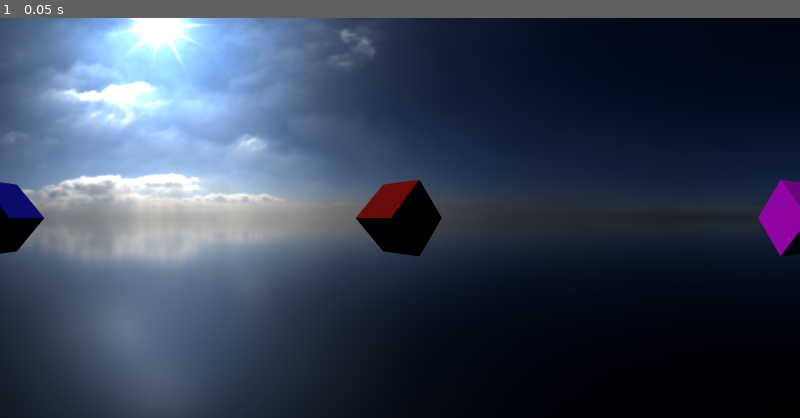
Above: before the commit, frame 1.
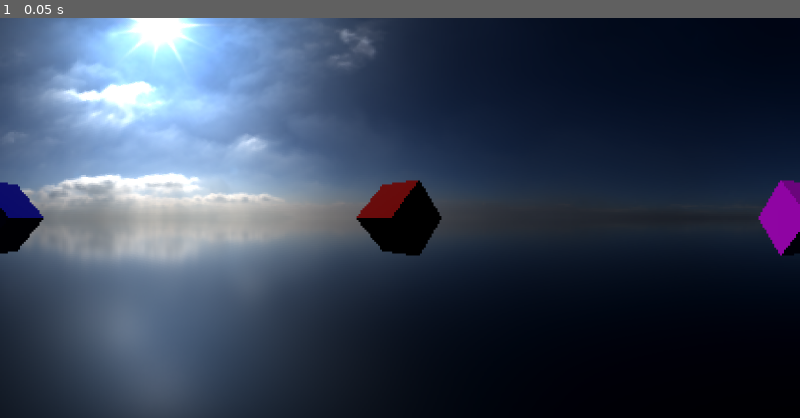
Above: after the commit, the same moment.

Repository: victorbstan/PanoramaMaker
Game: Godot game, scene res://panorama_maker.tscn
The game is run twice, just before and just after one commit, with the same random seed, the same clock (stepped at 60 frames per second) and the same inputs.
Inputs:
- Up to frame 1 (0.05 s): no input

The runs differ from the first frame. In frame 1, 0.1% of the frame differs, in the area x 0-100%, y 16-60%.

Commit message:
linear and nearest shaders, renaming of files for consistency

Diff:
--- a/camera360/CubeCam.gd
+++ /dev/null
@@ -1,98 +0,0 @@
-extends Node3D
-
-@export var cube_size:float = 512: set = set_cube_size, get = get_cube_size
-@export var shadow_atlast_size:float = 1024: set = set_shadow_atlas_size, get = get_shadow_atlas_size
-@export var near:float = 0.1: set = set_near, get = get_near
-@export var far:float = 300.0: set = set_far, get = get_far
-
-var is_ready = false
-
-func get_forward_texture():
-	return $ForwardViewport.get_texture()
-
-func get_left_texture():
-	return $LeftViewport.get_texture()
-
-func get_back_texture():
-	return $BackViewport.get_texture()
-
-func get_right_texture():
-	return $RightViewport.get_texture()
-
-func get_top_texture():
-	return $TopViewport.get_texture()
-
-func get_bottom_texture():
-	return $BottomViewport.get_texture()
-
-func set_cube_size(p_new_value):
-	cube_size = p_new_value
-	if is_ready:
-		$ForwardViewport.size = Vector2(cube_size, cube_size)
-		$LeftViewport.size = Vector2(cube_size, cube_size)
-		$BackViewport.size = Vector2(cube_size, cube_size)
-		$RightViewport.size = Vector2(cube_size, cube_size)
-		$TopViewport.size = Vector2(cube_size, cube_size)
-		$BottomViewport.size = Vector2(cube_size, cube_size)
-
-func get_cube_size():
-	return cube_size
-
-func set_shadow_atlas_size(p_new_value):
-	shadow_atlast_size = p_new_value
-	if is_ready:
-		$ForwardViewport.positional_shadow_atlas_size = shadow_atlast_size
-		$LeftViewport.positional_shadow_atlas_size = shadow_atlast_size
-		$BackViewport.positional_shadow_atlas_size = shadow_atlast_size
-		$RightViewport.positional_shadow_atlas_size = shadow_atlast_size
-		$TopViewport.positional_shadow_atlas_size = shadow_atlast_size
-		$BottomViewport.positional_shadow_atlas_size = shadow_atlast_size
-
-func get_shadow_atlas_size():
-	return shadow_atlast_size
-
-func set_near(p_new_value):
-	near = p_new_value
-	if is_ready:
-		$ForwardViewport/Position/Camera.near = near
-		$LeftViewport/Position/Camera.near = near
-		$BackViewport/Position/Camera.near = near
-		$RightViewport/Position/Camera.near = near
-		$TopViewport/Position/Camera.near = near
-		$BottomViewport/Position/Camera.near = near
-
-func get_near():
-	return near
-
-func set_far(p_new_value):
-	far = p_new_value
-	if is_ready:
-		$ForwardViewport/Position/Camera.far = far
-		$LeftViewport/Position/Camera.far = far
-		$BackViewport/Position/Camera.far = far
-		$RightViewport/Position/Camera.far = far
-		$TopViewport/Position/Camera.far = far
-		$BottomViewport/Position/Camera.far = far
-
-func get_far():
-	return far
-
-# Called when the node enters the scene tree for the first time.
-func _ready():
-	# now we're ready
-	is_ready = true
-
-	# and we can set our starting resolution
-	set_cube_size(cube_size)
-	set_shadow_atlas_size(shadow_atlast_size)
-	set_near(near)
-	set_far(far)
-
-func _process(delta):
-	var t = global_transform
-	$ForwardViewport/Position.global_transform = t
-	$LeftViewport/Position.global_transform = t
-	$BackViewport/Position.global_transform = t
-	$RightViewport/Position.global_transform = t
-	$TopViewport/Position.global_transform = t
-	$BottomViewport/Position.global_transform = t
--- a/camera360/PanoramaFromCubeMap.tscn
+++ /dev/null
@@ -1,16 +0,0 @@
-[gd_scene load_steps=4 format=3 uid="uid://pecop8i8wdiy"]
-
-[ext_resource type="Shader" path="res://camera360/PanoramaFromCubeMap.gdshader" id="1"]
-[ext_resource type="Script" path="res://camera360/PanoramaFromCubeMap.gd" id="2_smuh7"]
-
-[sub_resource type="ShaderMaterial" id="2"]
-shader = ExtResource("1")
-
-[node name="Panorama" type="ColorRect"]
-material = SubResource("2")
-anchors_preset = 15
-anchor_right = 1.0
-anchor_bottom = 1.0
-grow_horizontal = 2
-grow_vertical = 2
-script = ExtResource("2_smuh7")
--- /dev/null
+++ b/camera360/canvas_material_linear.tres
@@ -0,0 +1,6 @@
+[gd_resource type="ShaderMaterial" load_steps=2 format=3 uid="uid://csyjoi0jik2kg"]
+
+[ext_resource type="Shader" path="res://camera360/canvas_shader_linear.gdshader" id="1_tm7g1"]
+
+[resource]
+shader = ExtResource("1_tm7g1")
--- /dev/null
+++ b/camera360/canvas_material_nearest.tres
@@ -0,0 +1,6 @@
+[gd_resource type="ShaderMaterial" load_steps=2 format=3 uid="uid://bgpo2md2ho2yo"]
+
+[ext_resource type="Shader" path="res://camera360/canvas_shader_nearest.gdshader" id="1_x5ctv"]
+
+[resource]
+shader = ExtResource("1_x5ctv")
--- a/camera360/PanoramaFromCubeMap.gdshader
+++ b/camera360/canvas_shader_linear.gdshader
@@ -1,11 +1,12 @@
 shader_type canvas_item;
 
-uniform sampler2D ForwardTexture;
-uniform sampler2D LeftTexture;
-uniform sampler2D BackTexture;
-uniform sampler2D RightTexture;
-uniform sampler2D TopTexture;
-uniform sampler2D BottomTexture;
+// Linear filered
+uniform sampler2D ForwardTexture: filter_linear;
+uniform sampler2D LeftTexture: filter_linear;
+uniform sampler2D BackTexture: filter_linear;
+uniform sampler2D RightTexture: filter_linear;
+uniform sampler2D TopTexture: filter_linear;
+uniform sampler2D BottomTexture: filter_linear;
 
 void fragment() {
 	vec3 dir = vec3(0.0);
--- /dev/null
+++ b/camera360/canvas_shader_nearest.gdshader
@@ -0,0 +1,51 @@
+shader_type canvas_item;
+render_mode unshaded;
+
+// Nearest filtered
+uniform sampler2D ForwardTexture: filter_nearest;
+uniform sampler2D LeftTexture: filter_nearest;
+uniform sampler2D BackTexture: filter_nearest;
+uniform sampler2D RightTexture: filter_nearest;
+uniform sampler2D TopTexture: filter_nearest;
+uniform sampler2D BottomTexture: filter_nearest;
+
+void fragment() {
+	vec3 dir = vec3(0.0);
+	float rot_y = UV.x * PI * 2.0;
+	float rot_z = UV.y * PI;
+
+	dir.x = sin(rot_z) * sin(rot_y);
+	dir.y = cos(rot_z);
+	dir.z = sin(rot_z) * cos(rot_y);
+
+	vec3 abs_dir = abs(dir);
+	if ((abs_dir.x > abs_dir.y) && (abs_dir.x > abs_dir.z)) {
+		// X is biggest, use forward
+		float ma = 0.5 / abs_dir.x;
+		vec2 uv = -dir.zy * ma + 0.5;
+		if (dir.x >= 0.0) {
+			COLOR = texture(BackTexture, uv);
+		} else {
+			COLOR = texture(ForwardTexture, vec2(1.0 - uv.x, uv.y));
+		}
+	} else if (abs_dir.y > abs_dir.z) {
+		// Y is biggest
+		float ma = 0.5 / abs_dir.y * -1.0;
+		vec2 uv = dir.xz * ma + 0.5;
+		if (dir.y >= 0.0) {
+			COLOR = texture(TopTexture, uv);
+		} else {
+			COLOR = texture(BottomTexture, vec2(1.0 - uv.x, uv.y));
+		}
+	} else {
+		// Z is biggest
+		float ma = 0.5 / abs_dir.z * -1.0;
+		vec2 uv = dir.xy * ma + 0.5;
+		if (dir.z >= 0.0) {
+			COLOR = texture(RightTexture, vec2(1.0 - uv.x, uv.y));
+		} else {
+			COLOR = texture(LeftTexture, uv);
+		}
+	}
+	// COLOR = vec4(dir.x, dir.y, dir.z, 1.0);
+}
--- /dev/null
+++ b/camera360/cube_cam.gd
@@ -0,0 +1,73 @@
+extends Node3D
+
+@export_subgroup("Settings Viewport")
+@export var cube_size:float = 512
+@export var shadow_atlast_size:float = 1024
+@export_enum("linear", "nearest") var texture_filter:String = "nearest"
+
+@export_subgroup("Settings Camera")
+@export var near:float = 0.1
+@export var far:float = 300.0
+@export var antialias_msaa:bool = false
+
+var is_ready = false
+
+
+# Called when the node enters the scene tree for the first time.
+func _ready():
+	# now we're ready
+	setup()
+	is_ready = true
+
+
+func _process(delta):
+	# update viewports' global position
+	var t = global_transform
+	$ForwardViewport/Position.global_transform = t
+	$LeftViewport/Position.global_transform = t
+	$BackViewport/Position.global_transform = t
+	$RightViewport/Position.global_transform = t
+	$TopViewport/Position.global_transform = t
+	$BottomViewport/Position.global_transform = t
+
+
+func setup():
+	# camera settings
+	for camera:Camera3D in get_tree().get_nodes_in_group('camera'):
+		camera.far = far
+		camera.near = near
+	# viewport settings
+	for viewport:SubViewport in get_tree().get_nodes_in_group('viewport'):
+		viewport.size = Vector2(cube_size, cube_size)
+		viewport.positional_shadow_atlas_size = shadow_atlast_size
+		# msaa
+		if antialias_msaa: viewport.msaa_3d = 3
+		else: viewport.msaa_3d = 0
+		# texture filter
+		match texture_filter:
+			"linear":
+				viewport.canvas_item_default_texture_filter = Viewport.DEFAULT_CANVAS_ITEM_TEXTURE_FILTER_LINEAR
+			"nearest":
+				viewport.canvas_item_default_texture_filter = Viewport.DEFAULT_CANVAS_ITEM_TEXTURE_FILTER_NEAREST
+
+		print('CC: ', viewport.canvas_item_default_texture_filter)
+	# debug
+	print(cube_size, texture_filter, antialias_msaa)
+
+func get_forward_texture():
+	return $ForwardViewport.get_texture()
+
+func get_left_texture():
+	return $LeftViewport.get_texture()
+
+func get_back_texture():
+	return $BackViewport.get_texture()
+
+func get_right_texture():
+	return $RightViewport.get_texture()
+
+func get_top_texture():
+	return $TopViewport.get_texture()
+
+func get_bottom_texture():
+	return $BottomViewport.get_texture()
--- a/camera360/CubeCam.tscn
+++ b/camera360/cube_cam.tscn
@@ -1,70 +1,69 @@
 [gd_scene load_steps=2 format=3 uid="uid://b1yieta6qw8rw"]
 
-[ext_resource type="Script" path="res://camera360/CubeCam.gd" id="1"]
+[ext_resource type="Script" path="res://camera360/cube_cam.gd" id="1"]
 
 [node name="CubeCam" type="Node3D"]
 script = ExtResource("1")
-cube_size = 2048.0
 shadow_atlast_size = 2048.0
 
-[node name="ForwardViewport" type="SubViewport" parent="."]
-msaa_3d = 3
+[node name="ForwardViewport" type="SubViewport" parent="." groups=["viewport"]]
 use_debanding = true
+canvas_item_default_texture_filter = 0
 size = Vector2i(256, 256)
 render_target_update_mode = 3
 
 [node name="Position" type="Node3D" parent="ForwardViewport"]
 
-[node name="Camera" type="Camera3D" parent="ForwardViewport/Position"]
+[node name="Camera" type="Camera3D" parent="ForwardViewport/Position" groups=["camera"]]
 fov = 90.0
 
-[node name="LeftViewport" type="SubViewport" parent="."]
-msaa_3d = 3
+[node name="LeftViewport" type="SubViewport" parent="." groups=["viewport"]]
 use_debanding = true
+canvas_item_default_texture_filter = 0
 render_target_update_mode = 3
 
 [node name="Position" type="Node3D" parent="LeftViewport"]
 
-[node name="Camera" type="Camera3D" parent="LeftViewport/Position"]
+[node name="Camera" type="Camera3D" parent="LeftViewport/Position" groups=["camera"]]
 transform = Transform3D(-1.62921e-07, 0, 1, 0, 1, 0, -1, 0, -1.62921e-07, 0, 0, 0)
 fov = 90.0
 
-[node name="BackViewport" type="SubViewport" parent="."]
-msaa_3d = 3
+[node name="BackViewport" type="SubViewport" parent="." groups=["viewport"]]
 use_debanding = true
+canvas_item_default_texture_filter = 0
 render_target_update_mode = 3
 
 [node name="Position" type="Node3D" parent="BackViewport"]
 
-[node name="Camera" type="Camera3D" parent="BackViewport/Position"]
+[node name="Camera" type="Camera3D" parent="BackViewport/Position" groups=["camera"]]
 transform = Transform3D(-1, 0, -3.25841e-07, 0, 1, 0, 3.25841e-07, 0, -1, 0, 0, 0)
 fov = 90.0
 
-[node name="RightViewport" type="SubViewport" parent="."]
-msaa_3d = 3
+[node name="RightViewport" type="SubViewport" parent="." groups=["viewport"]]
 use_debanding = true
+canvas_item_default_texture_filter = 0
 render_target_update_mode = 3
 
 [node name="Position" type="Node3D" parent="RightViewport"]
 
-[node name="Camera" type="Camera3D" parent="RightViewport/Position"]
+[node name="Camera" type="Camera3D" parent="RightViewport/Position" groups=["camera"]]
 transform = Transform3D(1.19249e-08, 0, -1, 0, 1, 0, 1, 0, 1.19249e-08, 0, 0, 0)
 fov = 90.0
 
-[node name="TopViewport" type="SubViewport" parent="."]
-msaa_3d = 3
+[node name="TopViewport" type="SubViewport" parent="." groups=["viewport"]]
 use_debanding = true
+canvas_item_default_texture_filter = 0
 render_target_update_mode = 3
 
 [node name="Position" type="Node3D" parent="TopViewport"]
 
-[node name="Camera" type="Camera3D" parent="TopViewport/Position"]
+[node name="Camera" type="Camera3D" parent="TopViewport/Position" groups=["camera"]]
 transform = Transform3D(-1.62921e-07, 1, -1.62921e-07, 0, -1.62921e-07, -1, -1, -1.62921e-07, 2.65431e-14, 0, 0, 0)
 fov = 90.0
 
-[node name="BottomViewport" type="SubViewport" parent="."]
-msaa_3d = 3
+[node name="BottomViewport" type="SubViewport" parent="." groups=["viewport"]]
 use_debanding = true
+canvas_item_default_texture_filter = 0
 render_target_update_mode = 3
 
 [node name="Position" type="Node3D" parent="BottomViewport"]
--- a/camera360/PanoramaFromCubeMap.gd
+++ b/camera360/panorama_from_cubemap.gd
@@ -1,4 +1,8 @@
 extends ColorRect
+
+@export_enum("linear", "nearest") var custom_texture_filter:String = "linear" : set = set_custom_texture_filter
+@export var linear_material:Material = preload("res://camera360/canvas_material_linear.tres")
+@export var nearest_material:Material = preload("res://camera360/canvas_material_nearest.tres")
 
 var ForwardTexture:Texture: set = set_forward_texture, get = get_forward_texture
 var LeftTexture:Texture: set = set_left_texture, get = get_left_texture
@@ -8,6 +12,9 @@
 var BottomTexture:Texture: set = set_bottom_texture, get = get_bottom_texture
 
 var is_ready = false
+
+func set_custom_texture_filter(filter:String):
+	custom_texture_filter = filter
 
 func set_from_cubemap(cubemap):
 	set_forward_texture(cubemap.get_forward_texture())
@@ -67,9 +74,20 @@
 
 # Called when the node enters the scene tree for the first time.
 func _ready():
+	process_textures()
+
 	# we are ready
 	is_ready = true
 
+
+func process_textures():
+	match custom_texture_filter:
+		"linear":
+			texture_filter = TEXTURE_FILTER_LINEAR
+			material = linear_material
+		"nearest":
+			texture_filter = TEXTURE_FILTER_NEAREST
+			material = nearest_material
 	# assign textures to shader
 	set_forward_texture(ForwardTexture)
 	set_left_texture(LeftTexture)
--- /dev/null
+++ b/camera360/panorama_from_cubemap.tscn
@@ -0,0 +1,14 @@
+[gd_scene load_steps=3 format=3 uid="uid://pecop8i8wdiy"]
+
+[ext_resource type="Material" uid="uid://csyjoi0jik2kg" path="res://camera360/canvas_material_linear.tres" id="1_u8b2r"]
+[ext_resource type="Script" path="res://camera360/panorama_from_cubemap.gd" id="2_smuh7"]
+
+[node name="Panorama" type="ColorRect"]
+texture_filter = 1
+material = ExtResource("1_u8b2r")
+anchors_preset = 15
+anchor_right = 1.0
+anchor_bottom = 1.0
+grow_horizontal = 2
+grow_vertical = 2
+script = ExtResource("2_smuh7")
--- a/panorama_maker.gd
+++ b/panorama_maker.gd
@@ -5,29 +5,48 @@
 #DCI 2K = 2048 x 1080 = 2.211.840
 #DCI 4K = 4096 x 2160 = 8.847.360
 #DCI 8K = 8192 x 4320 = 35.389.440
-@export_enum("1K", "2K", "4K", "8K") var resolution:String = "2K"
+@export_enum("1K", "2K", "4K", "8K") var output_resolution:String = "2K"
+@export_enum("256", "512", "1024", "2048", "4096") var capture_resolution:String = "1024"
+@export_enum("linear", "nearest") var texture_filter:String = "nearest"
+@export var antialias_msaa:bool = false
 
-@onready var render_container = $RendererContainer
-@onready var renderer = $RendererContainer/Renderer
-@onready var panorama = $RendererContainer/Renderer/Panorama
+@onready var render_container := $RendererContainer
+@onready var renderer := $RendererContainer/Renderer
+@onready var panorama := $RendererContainer/Renderer/Panorama
+@onready var cube_cam := $CubeCam
 
 # Called when the node enters the scene tree for the first time.
 func _ready():
+	match texture_filter:
+			"linear": renderer.canvas_item_default_texture_filter = Viewport.DEFAULT_CANVAS_ITEM_TEXTURE_FILTER_LINEAR
+			"nearest": renderer.canvas_item_default_texture_filter = Viewport.DEFAULT_CANVAS_ITEM_TEXTURE_FILTER_NEAREST
 	# init our size
-	match resolution:
+	match output_resolution:
 		"1K": renderer.size = Vector2(1024, 512)
 		"2K": renderer.size = Vector2(2048, 1024)
 		"4K": renderer.size = Vector2(4096, 2048)
 		"8K": renderer.size = Vector2(8192, 4096)
+	match capture_resolution:
+		"256": cube_cam.cube_size = 256
+		"512": cube_cam.cube_size = 512
+		"1024": cube_cam.cube_size = 1024
+		"2048": cube_cam.cube_size = 2048
+		"4096": cube_cam.cube_size = 4096
+	print('PM: ', capture_resolution)
+	cube_cam.texture_filter = texture_filter
+	cube_cam.antialias_msaa = antialias_msaa
+	cube_cam.setup() # call after setting all cube camera parameters
 
 	# disable 3d output on our main viewport
 	renderer.disable_3d = true
 	renderer.use_hdr_2d = false
 
 	# bind our camera images to our panorama render
+	panorama.set_custom_texture_filter(texture_filter)
 	panorama.set_from_cubemap($CubeCam)
+	panorama.process_textures() # call after parameter changes
 
-	_generate_icon()
+	generate_image()
 
 
 # Called every frame. 'delta' is the elapsed time since the previous frame.
@@ -36,7 +55,7 @@
 
 
 # save panorama as PNG file
-func _generate_icon():
+func generate_image():
 	await RenderingServer.frame_post_draw
 	var img = renderer.get_texture().get_image()
 	img.save_png("res://panoramas/" + save_file_name +".png")
--- a/panorama_maker.tscn
+++ b/panorama_maker.tscn
@@ -1,29 +1,33 @@
 [gd_scene load_steps=5 format=3 uid="uid://gm841tkv0myb"]
 
-[ext_resource type="PackedScene" uid="uid://pecop8i8wdiy" path="res://camera360/PanoramaFromCubeMap.tscn" id="1_82c4m"]
+[ext_resource type="PackedScene" uid="uid://pecop8i8wdiy" path="res://camera360/panorama_from_cubemap.tscn" id="1_82c4m"]
 [ext_resource type="Script" path="res://panorama_maker.gd" id="1_waa14"]
-[ext_resource type="PackedScene" uid="uid://b1yieta6qw8rw" path="res://camera360/CubeCam.tscn" id="2_0mjrc"]
+[ext_resource type="PackedScene" uid="uid://b1yieta6qw8rw" path="res://camera360/cube_cam.tscn" id="2_0mjrc"]
 [ext_resource type="PackedScene" uid="uid://cnkji4tk7ol7q" path="res://assets/test_scene.tscn" id="3_5s4ws"]
 
 [node name="PanoramaMaker" type="Node3D"]
 script = ExtResource("1_waa14")
 save_file_name = "2-panorama"
-resolution = "4K"
+output_resolution = "4K"
+capture_resolution = "256"
 
 [node name="TestScene" parent="." instance=ExtResource("3_5s4ws")]
 
 [node name="CubeCam" parent="." instance=ExtResource("2_0mjrc")]
 
 [node name="RendererContainer" type="SubViewportContainer" parent="."]
+clip_contents = true
 anchors_preset = 15
 anchor_right = 1.0
 anchor_bottom = 1.0
 grow_horizontal = 2
 grow_vertical = 2
+size_flags_horizontal = 4
+size_flags_vertical = 4
 
 [node name="Renderer" type="SubViewport" parent="RendererContainer"]
 disable_3d = true
 handle_input_locally = false
-size = Vector2i(2048, 1024)
+render_target_update_mode = 4
 
 [node name="Panorama" parent="RendererContainer/Renderer" instance=ExtResource("1_82c4m")]
--- a/panorama_viewer_environment.tres
+++ b/panorama_viewer_environment.tres
@@ -4,6 +4,7 @@
 
 [sub_resource type="PanoramaSkyMaterial" id="PanoramaSkyMaterial_e1x7n"]
 panorama = ExtResource("1_0al2l")
+filter = false
 
 [sub_resource type="Sky" id="Sky_clgu8"]
 sky_material = SubResource("PanoramaSkyMaterial_e1x7n")
--- a/preview.tscn
+++ b/preview.tscn
@@ -1,6 +1,6 @@
 [gd_scene load_steps=5 format=3 uid="uid://yok2dibc2hs3"]
 
-[ext_resource type="Shader" path="res://camera360/PanoramaFromCubeMap.gdshader" id="1_tcqu2"]
+[ext_resource type="Shader" path="res://camera360/canvas_shader_nearest.gdshader" id="1_tcqu2"]
 
 [sub_resource type="ShaderMaterial" id="ShaderMaterial_kbgfn"]
 shader = ExtResource("1_tcqu2")
